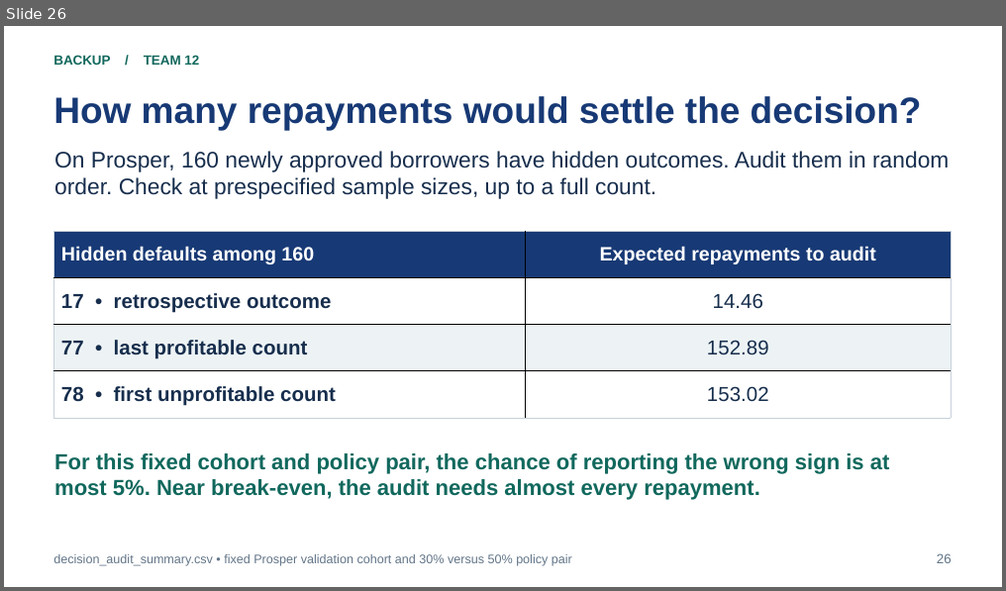
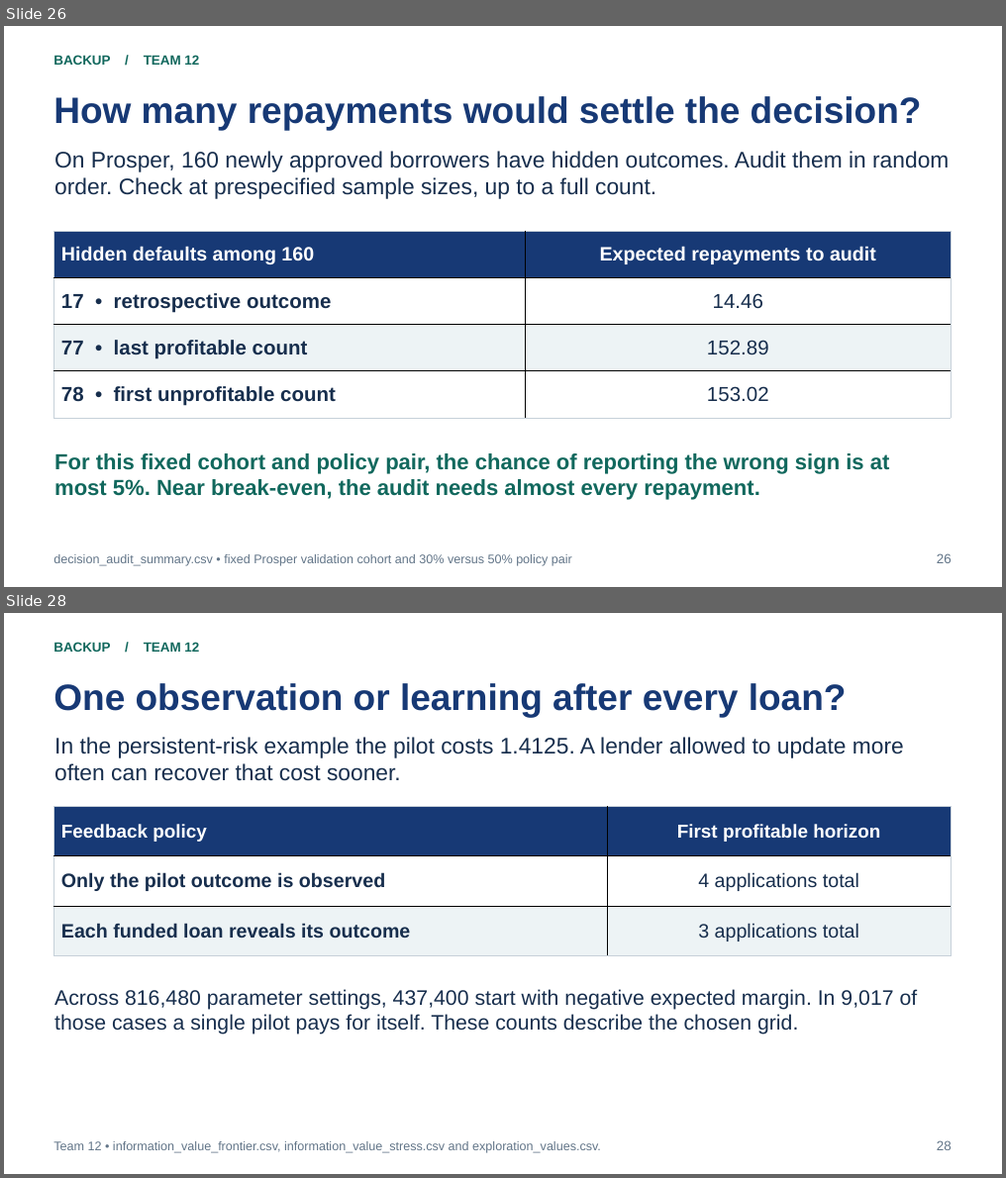
Before and after one commit to bigpurota/paper11, a slide deck: slides/paper11.pptx. Shown one above the other, each under a label of ours: slide 26 before the commit, slides 26 and 28 after it; the slides between them are not shown. The pictures are 1006x591 and 1006x1178 pixels, drawn with LibreOffice and Linux fonts; fonts in the diff are those of the drawing. Boxes give left, top, right and bottom in pixels: in the first picture for what was removed or moved away, otherwise in the second. Text is boxed around its words. In the diff, an @@ line names an element or a change of style, - is before the commit and + after.

Commit message:
Price a pilot repayment signal and replay lending on SBA 504 cohorts

```diff
--- a/slides/paper11.pptx
+++ b/slides/paper11.pptx
@@ slide 28 added at (4, 613, 1002, 1174), background #FFFFFF @@
@@ text added at (54, 642, 199, 652), 12.8 pt, text #11685D, bold @@
+BACKUP / TEAM 12
@@ text added at (54, 683, 846, 717), 35.2 pt, text #173975, bold @@
+One observation or learning after every loan?
@@ text added at (54, 737, 904, 781), 21.8 pt, text #172E4D @@
+In the persistent-risk example the pilot costs 1.4125. A lender allowed to update more often can recover that cost sooner.
@@ table added at (54, 806, 951, 956), 3 rows, 2 columns @@
+Feedback policy | First profitable horizon
+Only the pilot outcome is observed | 4 applications total
+Each funded loan reveals its outcome | 3 applications total
@@ text added at (54, 989, 918, 1035), 20.2 pt, text #172E4D @@
+Across 816,480 parameter settings, 437,400 start with negative expected margin. In 9,017 of those cases a single pilot pays for itself. These counts describe the chosen grid.
@@ text added at (54, 1142, 601, 1154), 12 pt, text #627588 @@
+Team 12 • information_value_frontier.csv, information_value_stress.csv and exploration_values.csv.
@@ text added at (937, 1141, 951, 1151), 12.8 pt, text #627588 @@
+28
```
Also in this commit, not shown: 1 slide changed, 2 other slides added, 1 slide removed, 33 other files.
